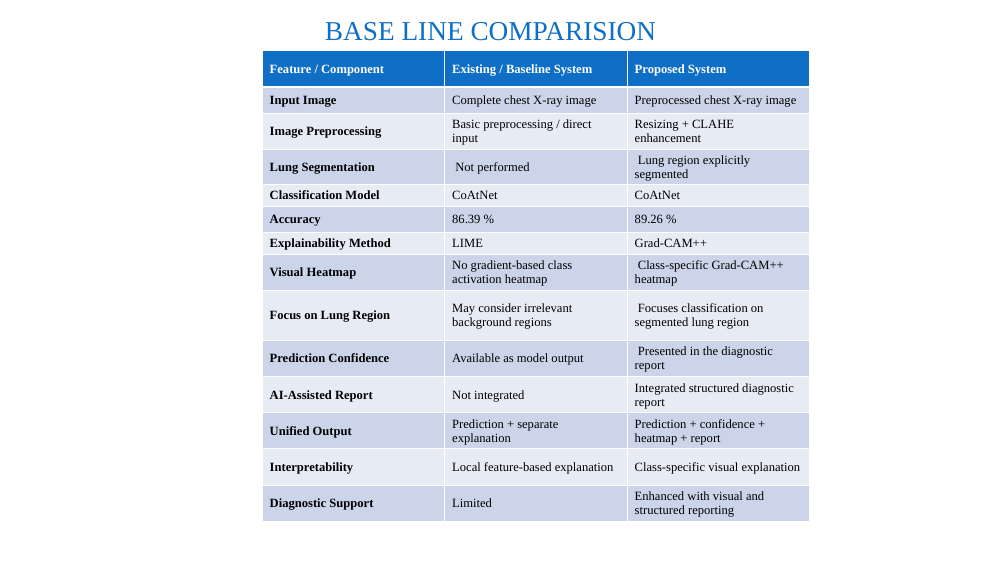
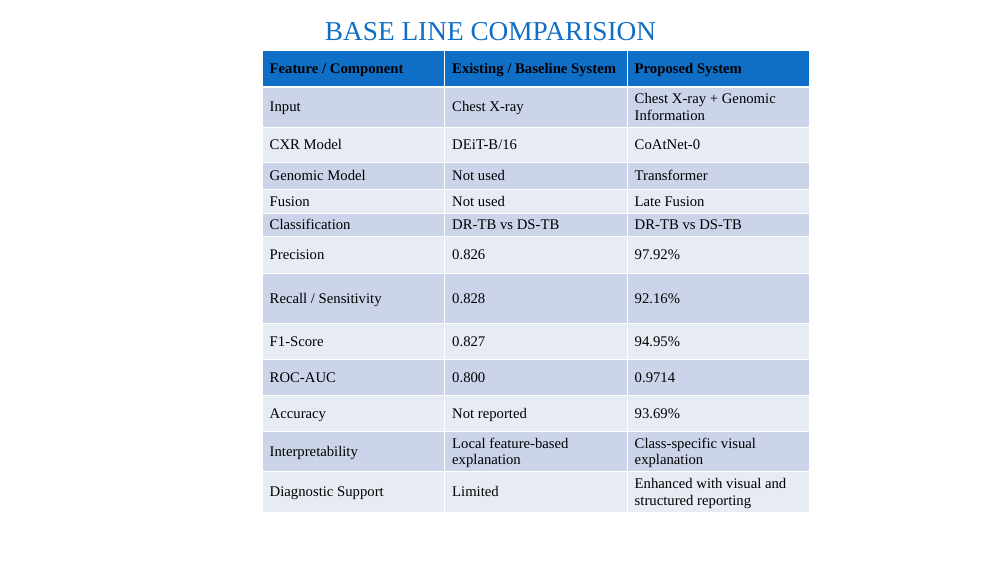
Before and after one commit to RGOBIKA062/Tuberculosis_Prediction_From_X-Ray_Images, a slide deck: slide 18 of Review 2/Review2 TB.pptx. Drawn at 1008x567 pixels with LibreOffice and Linux fonts; fonts in the diff are those of the drawing; background and template pictures are left out. Boxes give left, top, right and bottom in pixels: in the first picture for what was removed or moved away, otherwise in the second. Text is boxed around its words. In the diff, an @@ line names an element or a change of style, - is before the commit and + after.

Commit message:
Added PPT and Report

```diff
--- a/Review 2/Review2 TB.pptx
+++ b/Review 2/Review2 TB.pptx
@@ table at (262,51,809,543) @@
-row 2: Input Image | Complete chest X-ray image | Preprocessed chest X-ray image
-row 3: Image Preprocessing | Basic preprocessing / direct input | Resizing + CLAHE enhancement
-row 4: Lung Segmentation | Not performed | Lung region explicitly segmented
-row 5: Classification Model | CoAtNet | CoAtNet
-row 6: Accuracy | 86.39 % | 89.26 %
-row 7: Explainability Method | LIME | Grad-CAM++
-row 8: Visual Heatmap | No gradient-based class activation heatmap | Class-specific Grad-CAM++ heatmap
-row 9: Focus on Lung Region | May consider irrelevant background regions | Focuses classification on segmented lung region
-row 10: Prediction Confidence | Available as model output | Presented in the diagnostic report
-row 11: AI-Assisted Report | Not integrated | Integrated structured diagnostic report
-row 12: Unified Output | Prediction + separate explanation | Prediction + confidence + heatmap + report
+row 2: Input | Chest X-ray | Chest X-ray + Genomic Information
+row 3: CXR Model | DEiT-B/16 | CoAtNet-0
+row 4: Genomic Model | Not used | Transformer
+row 5: Fusion | Not used | Late Fusion
+row 6: Classification | DR-TB vs DS-TB | DR-TB vs DS-TB
+row 7: Precision | 0.826 | 97.92%
+row 8: Recall / Sensitivity | 0.828 | 92.16%
+row 9: F1-Score | 0.827 | 94.95%
+row 10: ROC-AUC | 0.800 | 0.9714
+row 11: Accuracy | Not reported | 93.69%
```
Also in this commit, not shown: 1 other slide changed, 4 other files.
